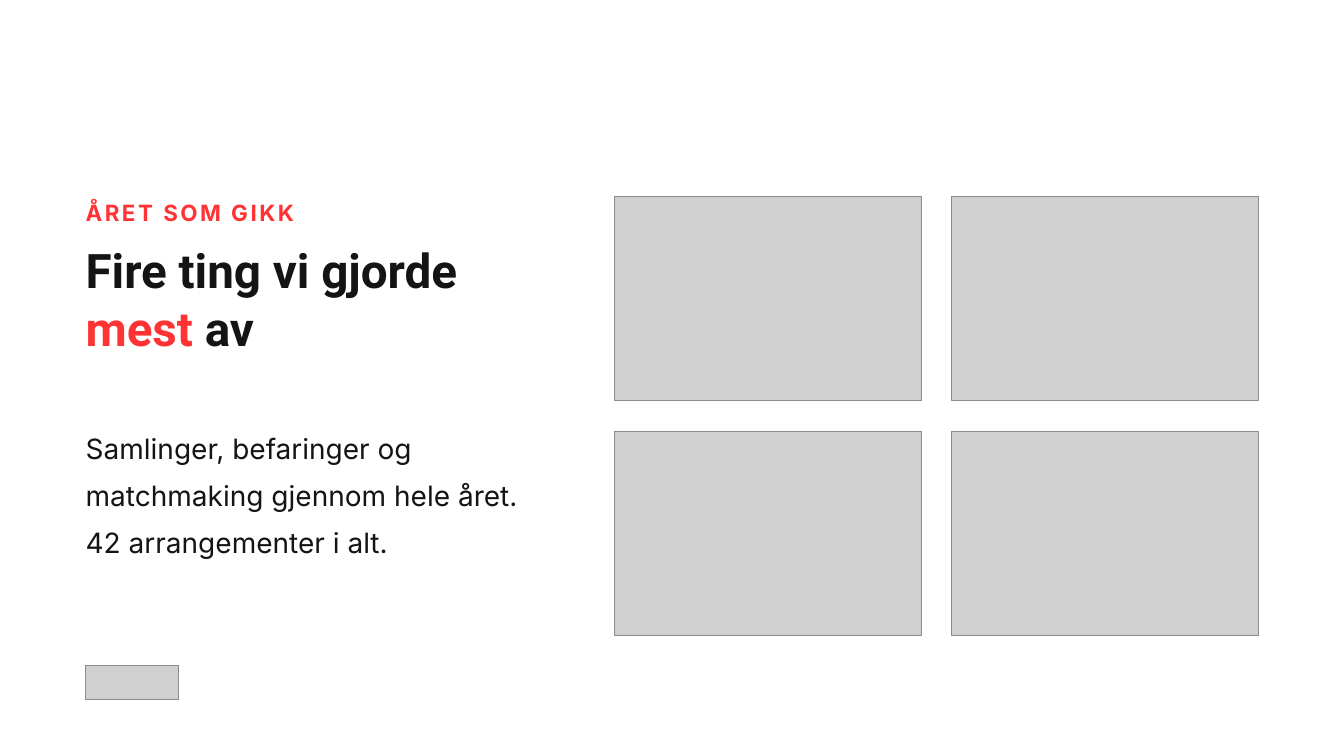
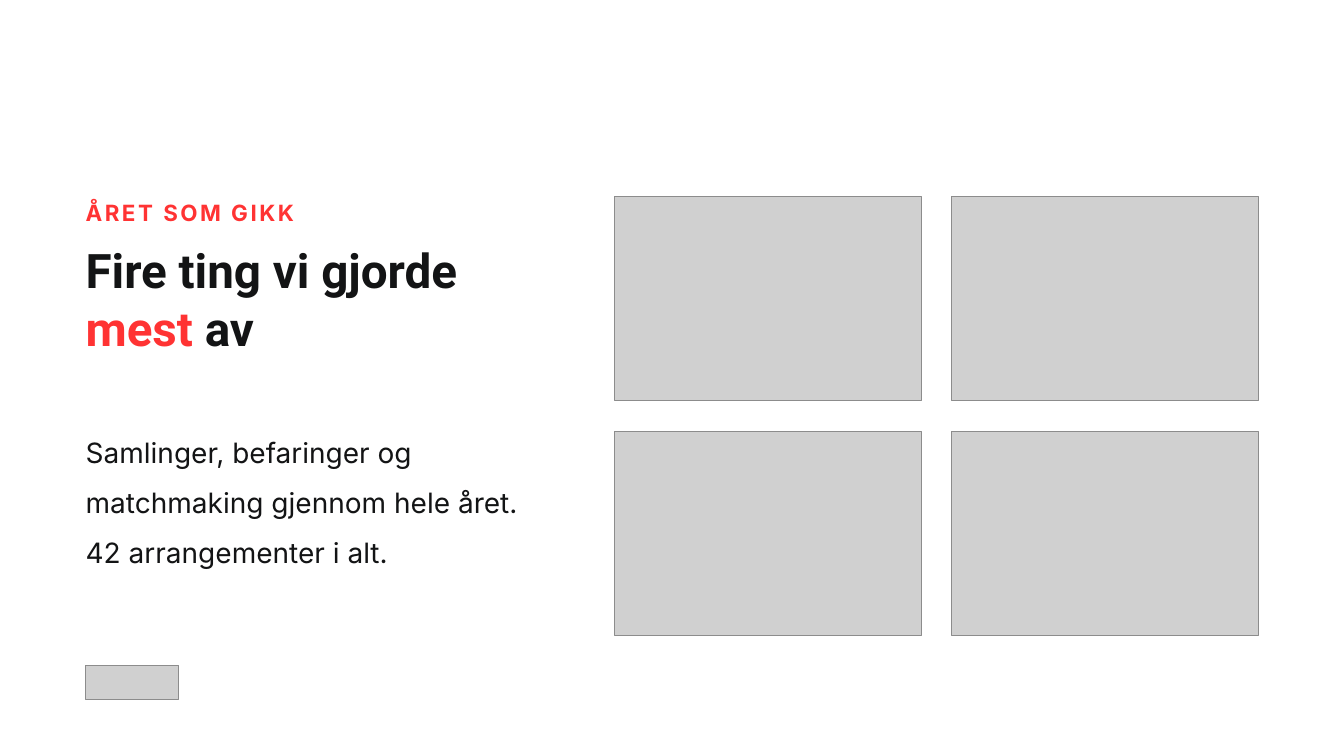
Before and after one commit to christinawiig-ai/startuplab-partner-presentation, a slide deck: slide 11 of pptx-templates/Startuplab-slidemaler.pptx. Drawn at 1344x756 pixels with LibreOffice and Linux fonts; fonts in the diff are those of the drawing; grey boxes stand for pictures. Boxes give left, top, right and bottom in pixels: in the first picture for what was removed or moved away, otherwise in the second. Text is boxed around its words. In the diff, an @@ line names an element or a change of style, - is before the commit and + after.

```diff
--- a/pptx-templates/Startuplab-slidemaler.pptx
+++ b/pptx-templates/Startuplab-slidemaler.pptx
@@ text "Samlinger, befaringer og matchmaking gjennom ..." at bbox=[86, 441, 517, 569]: line spacing 1.4 to 1.5 @@
```
Also in this commit, not shown: 3 other slides changed, 10 other files.
